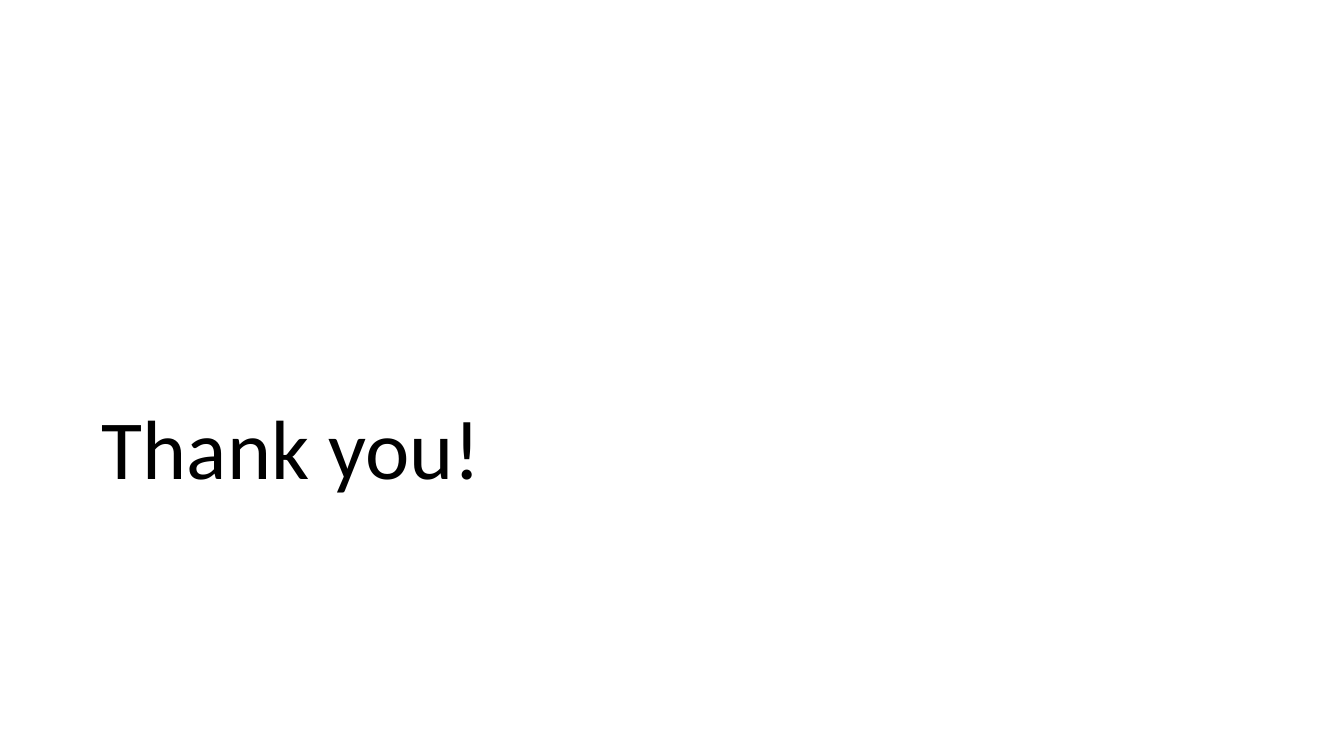
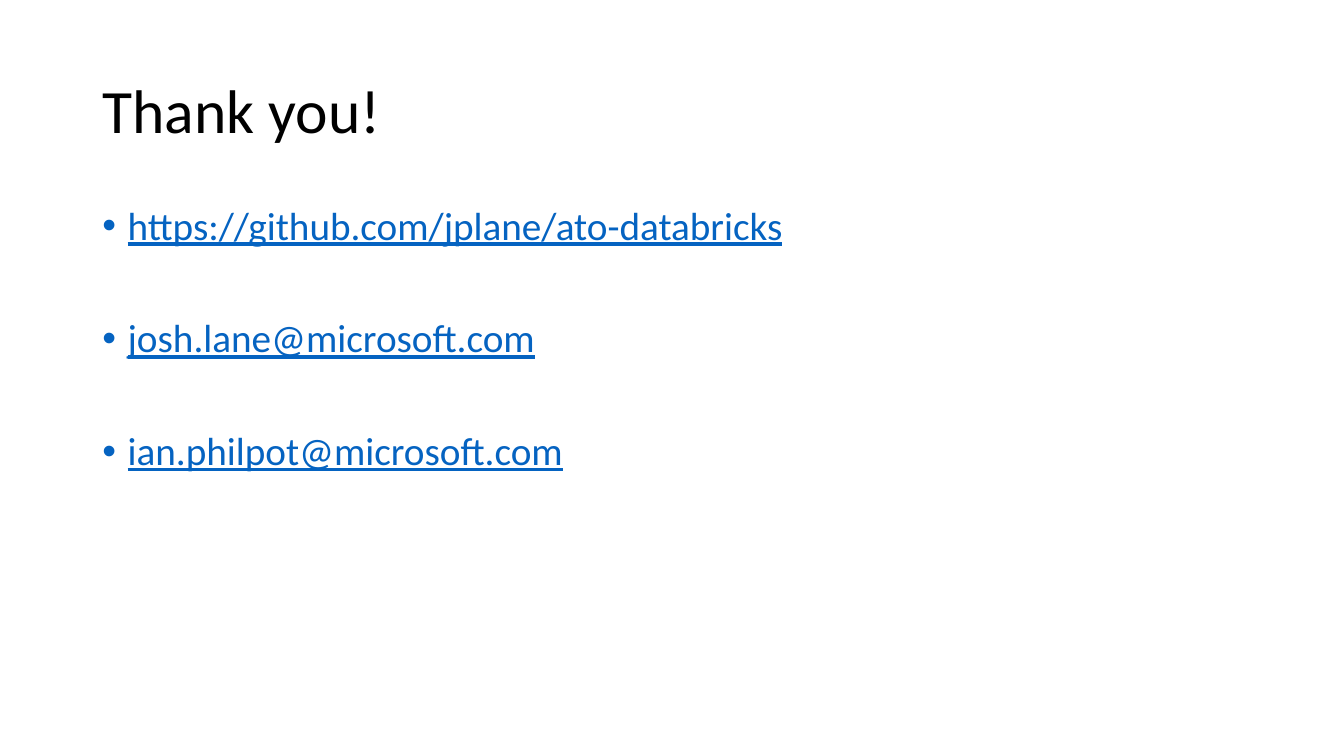
Before and after one commit to jplane/ato-databricks, a slide deck: slide 14 of Azure Databricks - Notes From the Field.pptx. Drawn at 1344x756 pixels with LibreOffice and Linux fonts; fonts in the diff are those of the drawing. Boxes give left, top, right and bottom in pixels: in the first picture for what was removed or moved away, otherwise in the second. Text is boxed around its words. In the diff, an @@ line names an element or a change of style, - is before the commit and + after.

Commit message:
updated pptx

```diff
--- a/Azure Databricks - Notes From the Field.pptx
+++ b/Azure Databricks - Notes From the Field.pptx
@@ title "Thank you!": place and size @@
-title "Thank you!" at (102, 420, 481, 493)
+title "Thank you!" at (102, 90, 381, 143)
@@ title "Thank you!" at (102, 90, 381, 143): size 60 to 44 pt; vertical alignment bottom to middle @@
@@ text added at (128, 212, 783, 472), 28 pt, text #0563C1, underline @@
+• https://github.com/jplane/ato-databricks
+• josh.lane@microsoft.com
+• ian.philpot@microsoft.com
```
Also in this commit, not shown: 2 other slides changed, 1 slide added, 1 slide removed.
